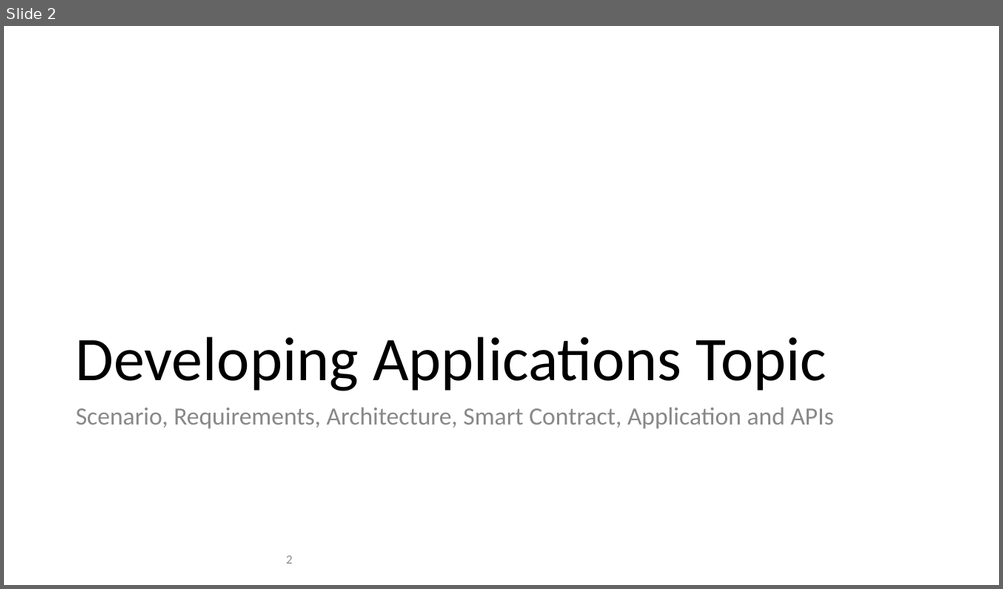
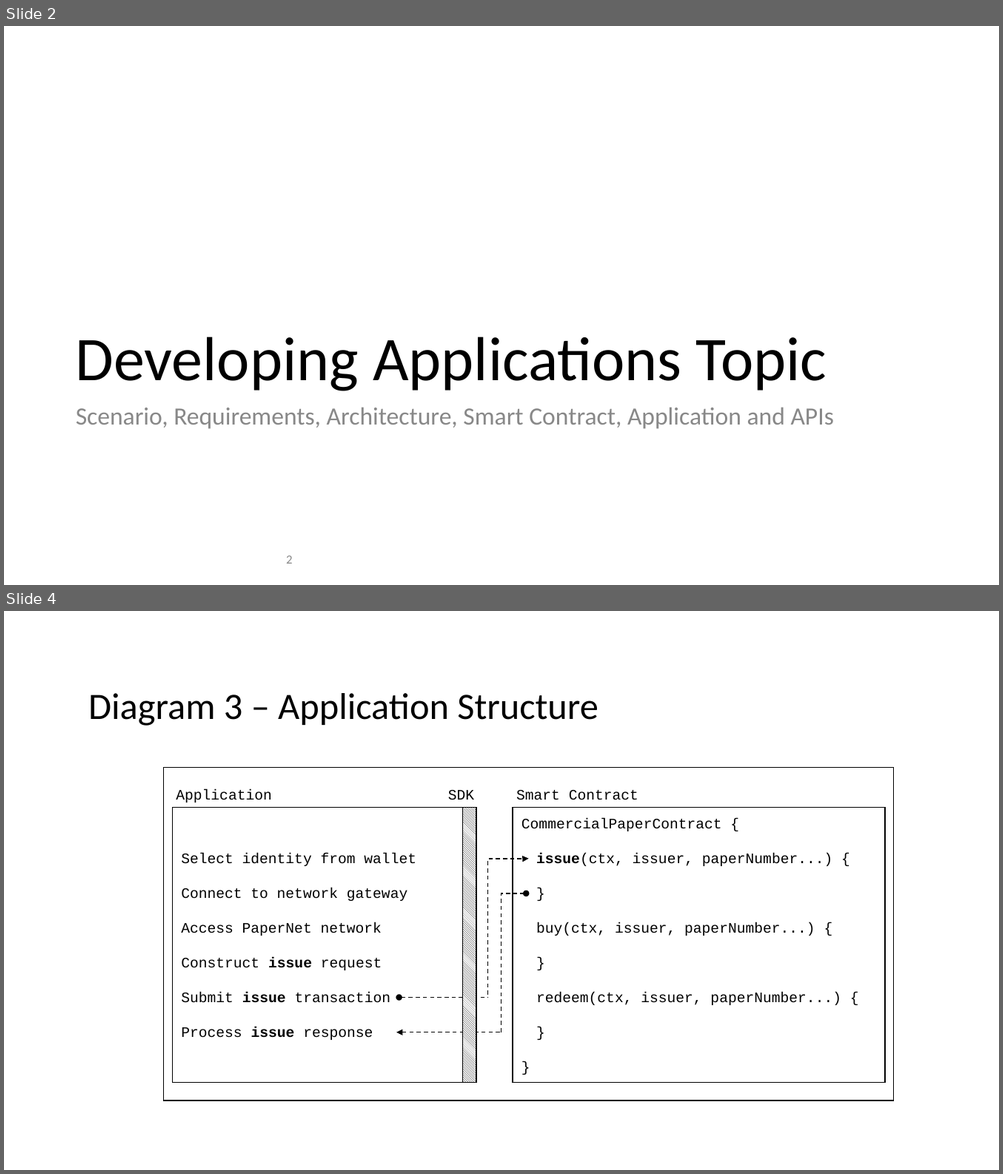
Before and after one commit to hyperledger/fabric, a slide deck: docs/source/developapps/diagrams.pptx. Shown one above the other, each under a label of ours: slide 2 before the commit, slides 2 and 4 after it; the slides between them are not shown. The pictures are 1003x589 and 1003x1174 pixels, drawn with LibreOffice and Linux fonts; fonts in the diff are those of the drawing. Boxes give left, top, right and bottom in pixels: in the first picture for what was removed or moved away, otherwise in the second. Text is boxed around its words. In the diff, an @@ line names an element or a change of style, - is before the commit and + after.

Commit message:
FAB-11847 Developing Apps: Application SDK

```diff
--- a/docs/source/developapps/diagrams.pptx
+++ b/docs/source/developapps/diagrams.pptx
@@ slide 4 added at box(4, 611, 999, 1170), background #FFFFFF @@
@@ text added at box(88, 693, 597, 726), 36 pt, text #000000 @@
+Diagram 3 – Application Structure
@@ rectangle added at box(164, 768, 893, 1101), outline #000000 1 pt @@
@@ rectangle added at box(173, 807, 476, 1082), fill #FFFFFF, outline #000000 1 pt, 14 pt, text #000000 @@
+Select identity from wallet
+Connect to network gateway
+Access PaperNet network
+Construct issue request
+Submit issue transaction
+Process issue response
@@ text added at box(176, 790, 271, 803), 14 pt, text #000000 @@
+Application
@@ text added at box(448, 790, 474, 800), 14 pt, text #000000 @@
+SDK
@@ rectangle added at box(463, 807, 476, 1082), fill pattern #000000 on #FFFFFF, outline #000000 1 pt @@
@@ rectangle added at box(513, 807, 885, 1082), fill #FFFFFF, outline #000000 1 pt, 14 pt, text #000000 @@
+CommercialPaperContract {
+                issue(ctx, issuer, paperNumber...) {
+                }
+          buy(ctx, issuer, paperNumber...) {
+          }
+          redeem(ctx, issuer, paperNumber...) {
+          }
+}
@@ text added at box(516, 790, 638, 800), 14 pt, text #000000 @@
+Smart Contract
@@ elbow arrow added from (487, 995) to (529, 859), #000000 1 pt dashed @@
@@ elbow line added from (501, 1033) to (523, 894), #000000 1 pt dashed @@
@@ ellipse added at box(523, 891, 529, 896), fill #000000, outline #000000 1 pt @@
@@ ellipse added at box(396, 995, 401, 1000), fill #000000, outline #000000 1 pt @@
@@ line added from (401, 997) to (487, 997), #000000 1 pt dashed @@
@@ arrow added from (501, 1033) to (396, 1033), #000000 1 pt dashed @@
```
Also in this commit, not shown: 1 slide changed, 1 other slide added, 11 other files.
